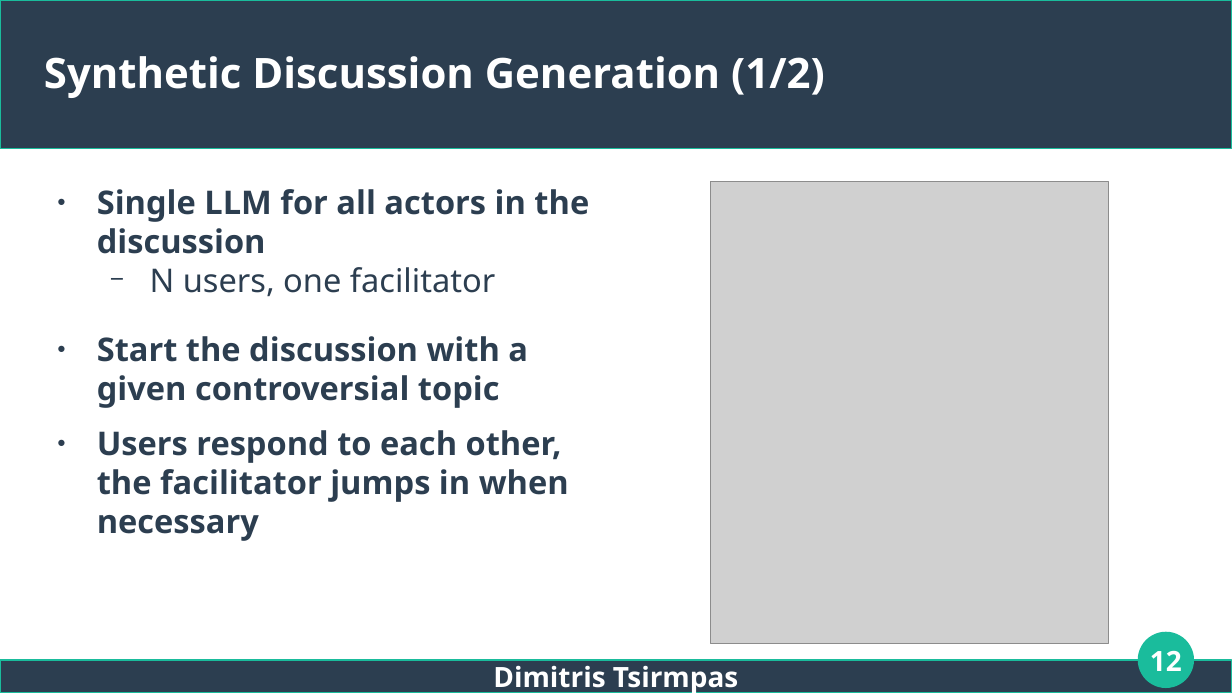
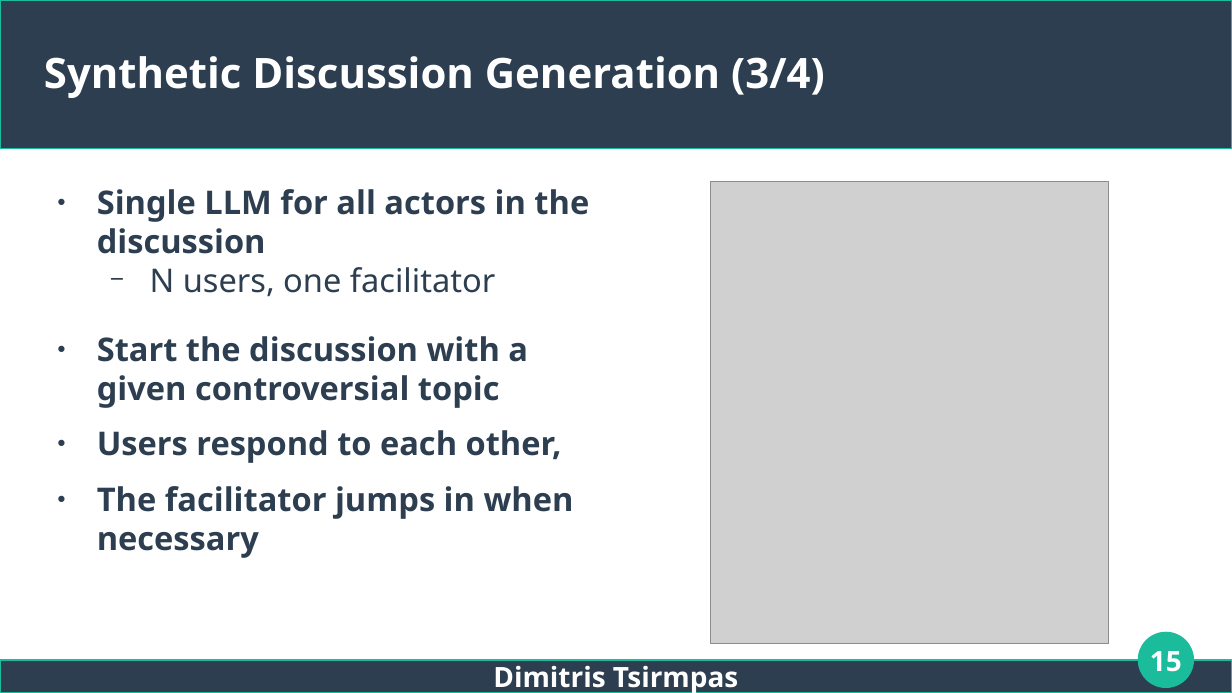
Before and after one commit to dimits-ts/llm_moderation_research, a slide deck: slide 15 of presentations/thesis.odp (slide 12 before the commit). Drawn at 1232x693 pixels with LibreOffice and Linux fonts; fonts in the diff are those of the drawing; grey boxes stand for pictures. Boxes give left, top, right and bottom in pixels: in the first picture for what was removed or moved away, otherwise in the second. Text is boxed around its words. In the diff, an @@ line names an element or a change of style, - is before the commit and + after.

```diff
--- a/presentations/thesis.odp
+++ b/presentations/thesis.odp
@@ title at (x1=44, y1=56, x2=825, y2=98): text changed @@
-Synthetic Discussion Generation (1/2)
+Synthetic Discussion Generation (3/4)
@@ text at (x1=97, y1=430, x2=574, y2=558): text changed @@
-● Users respond to each other, the facilitator jumps in when necessary
+● Users respond to each other,
+● The facilitator jumps in when necessary
@@ page number at (x1=1150, y1=651, x2=1182, y2=672): text changed @@
-12
+15
```
Also in this commit, not shown: 11 other slides changed, 7 slides added.
